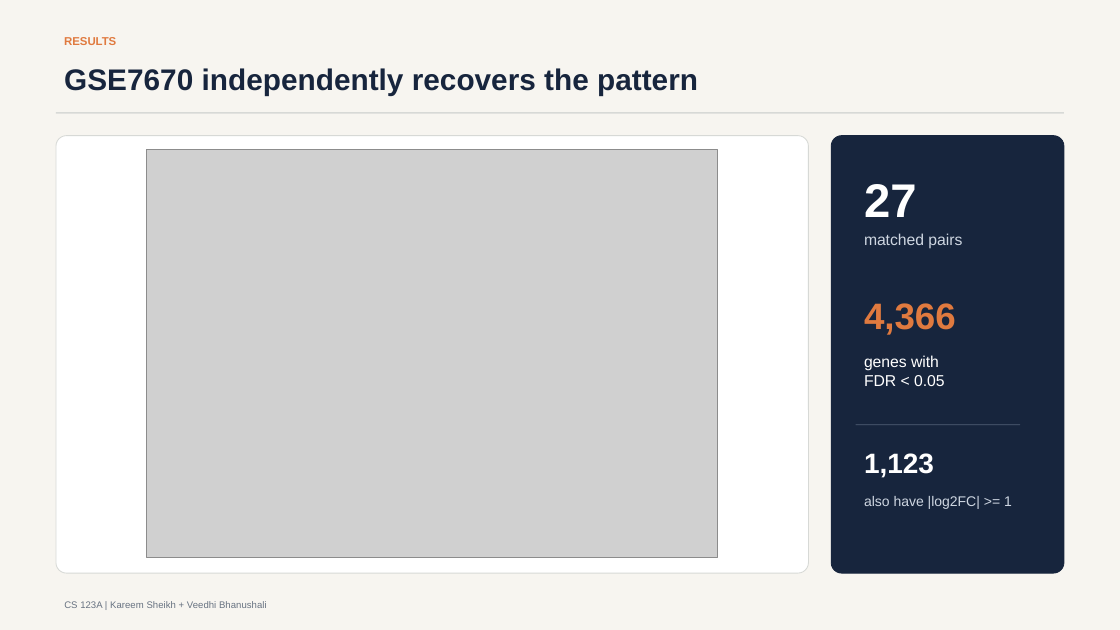
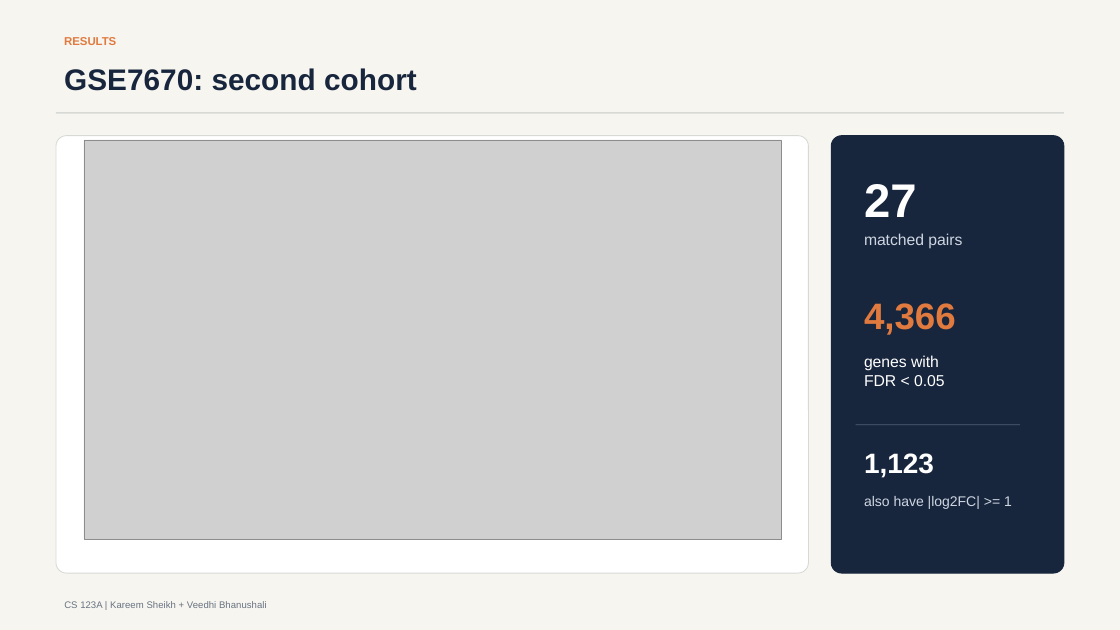
Before and after one commit to kshake23/cs123a-dgea-fall-2026, a slide deck: slide 6 of presentation/CS123A_DGEA_Presentation_Final.pptx. Drawn at 1120x630 pixels with LibreOffice and Linux fonts; fonts in the diff are those of the drawing; grey boxes stand for pictures. Boxes give left, top, right and bottom in pixels: in the first picture for what was removed or moved away, otherwise in the second. Text is boxed around its words. In the diff, an @@ line names an element or a change of style, - is before the commit and + after.

```diff
--- a/presentation/CS123A_DGEA_Presentation_Final.pptx
+++ b/presentation/CS123A_DGEA_Presentation_Final.pptx
@@ text at <box>64,68,417,91</box>: text changed @@
-GSE7670 independently recovers the pattern
+GSE7670: second cohort
@@ picture: place and size @@
-picture at <box>147,150,718,557</box>
+picture at <box>84,140,781,539</box>
```
Also in this commit, not shown: 1 other slide changed, 4 other files.
